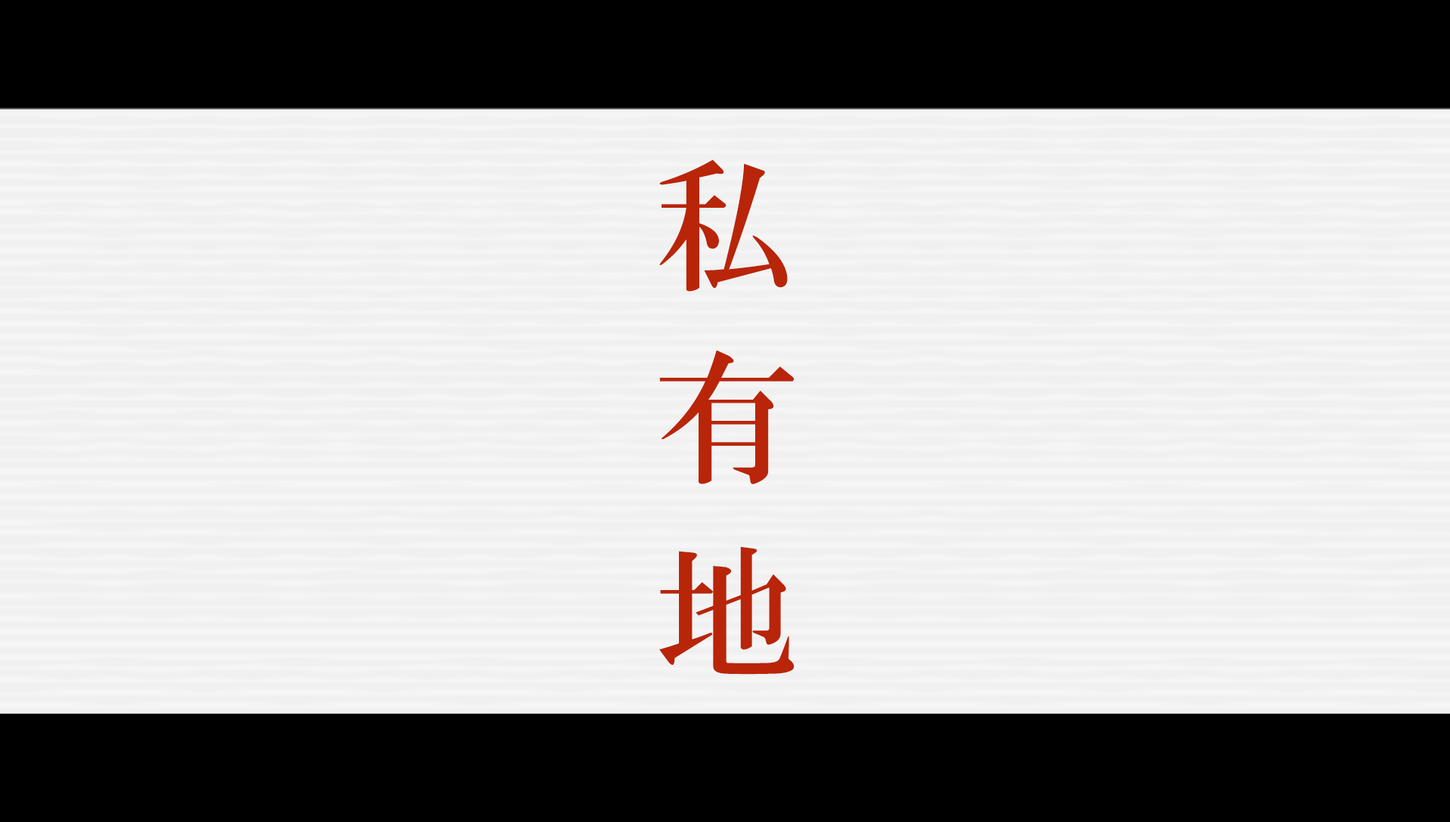
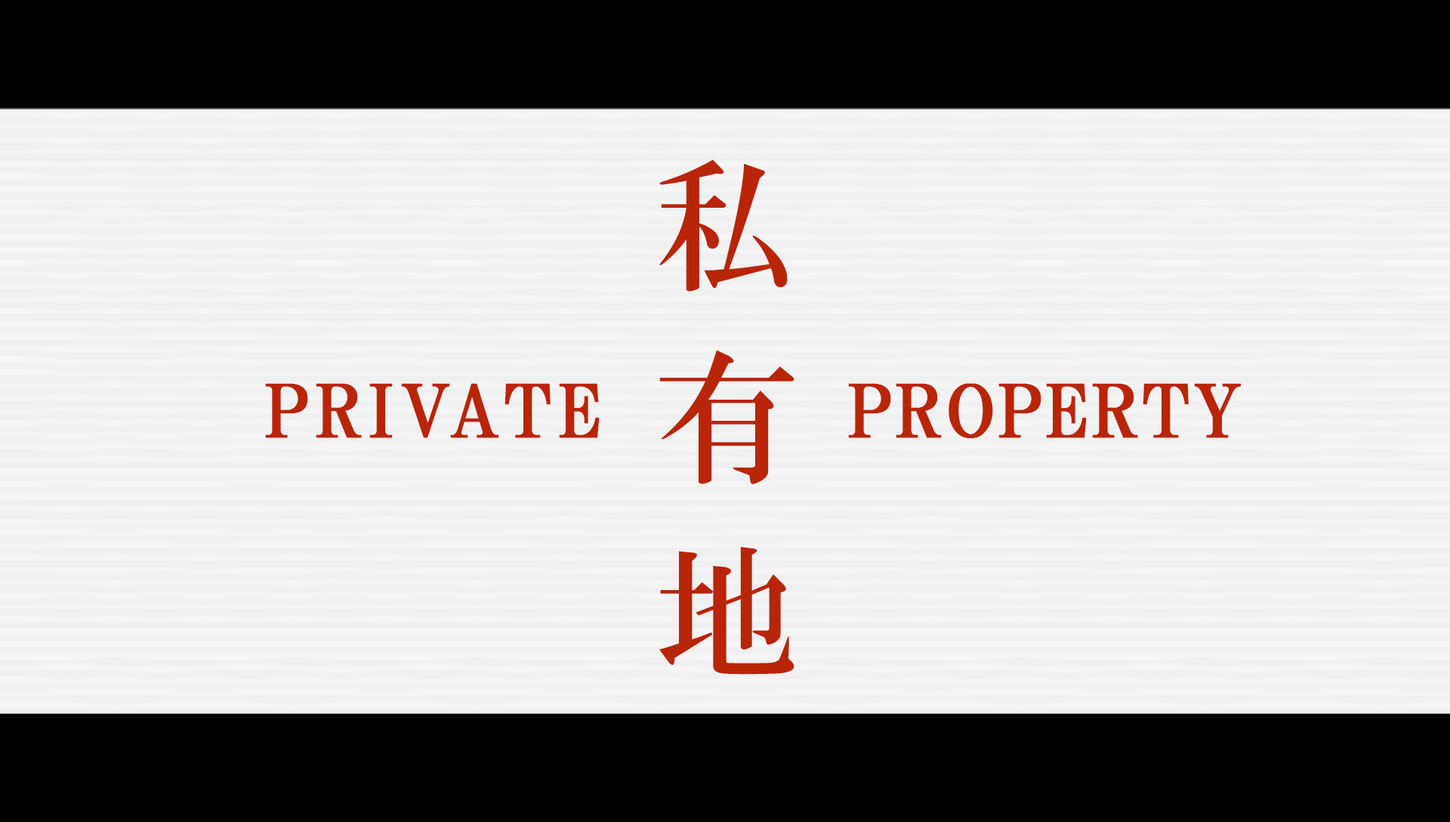
The second 1450 x 822 image is a revision of the first. Changes to its layers:
added layer "Private Property" above "私有地" over (265, 382, 1241, 439)
